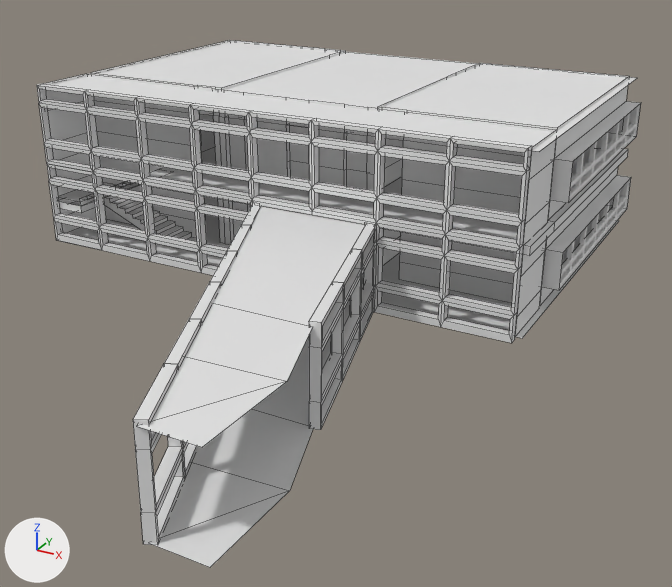
The Blender file Assets/room.blend, before and after one commit.
The view is the same before and after, from a camera (50 mm lens) standing at (23.5, -30.7, 12.8) and looking at (9.7, -5.5, 0.2). The axes (+X, +Y, +Z) are drawn at lower left. The lights are the same throughout. Mesh edges are drawn as thin lines on the coarser meshes.
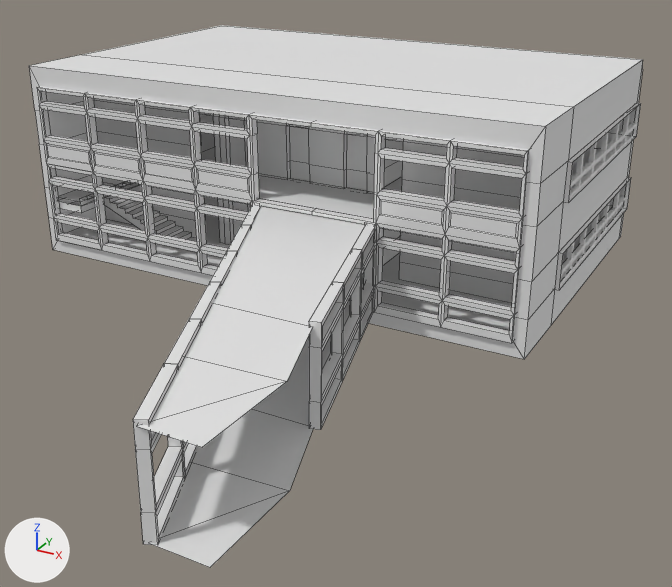
Diff of the bpy script that builds the scene:
```diff
--- a/Assets/room.blend.py
+++ b/Assets/room.blend.py
@@ me_cube @@
 # used by ob_cube_004; location = (-2.18, -5.46, 4.8)
-me_cube.from_pydata(...)  # 496 vertices, 612 faces; spans x -0.8..18.1, y -0.1..0.2, z -4.9..1.2
+me_cube.from_pydata(...)  # 508 vertices, 621 faces; spans x -0.8..18.1, y -0.1..0.2, z -4.9..1.1
+# me_cube part 1: 132 vertices moved from x -0.8..18.1, y -0.1..0.2, z -0.9..1.2 to x -0.8..18.1, y -0.1..0.2, z -0.7..1.1; 112 vertices removed from x -0.8..18.1, y -0.1..0.2, z -1.8..1.2; 124 vertices added at x -0.8..18.1, y -0.1..0.2, z -1.8..1.1
@@ me_cube_005 @@
+me_cube_005.from_pydata(...)  # 60 vertices, 46 faces; spans x -9.5..10.1, y -6.6..6.0, z -3.6..3.7
@@ ob_shadow_box @@
+ob_shadow_box = bpy.data.objects.new('shadow box', me_cube_005)
+ob_shadow_box.location = (6.16, 1.12, 2.95)
```

Pixel boxes (x1, y1, x2, y2) of what changed, in the pictures (672 x 587 px; the box of a moved part takes in the faces that stretch with it):
'shadow box', added
    after: (29, 25, 643, 359)
'Cube.004', reshaped
    before: (37, 84, 531, 343)
    after: (37, 86, 529, 343)
part 1 of me_cube, moved or reshaped
    before: (37, 84, 531, 248)
    after: (37, 86, 529, 248)
'Plane.006', unchanged, covered by the edit
    before: (52, 43, 637, 151)
